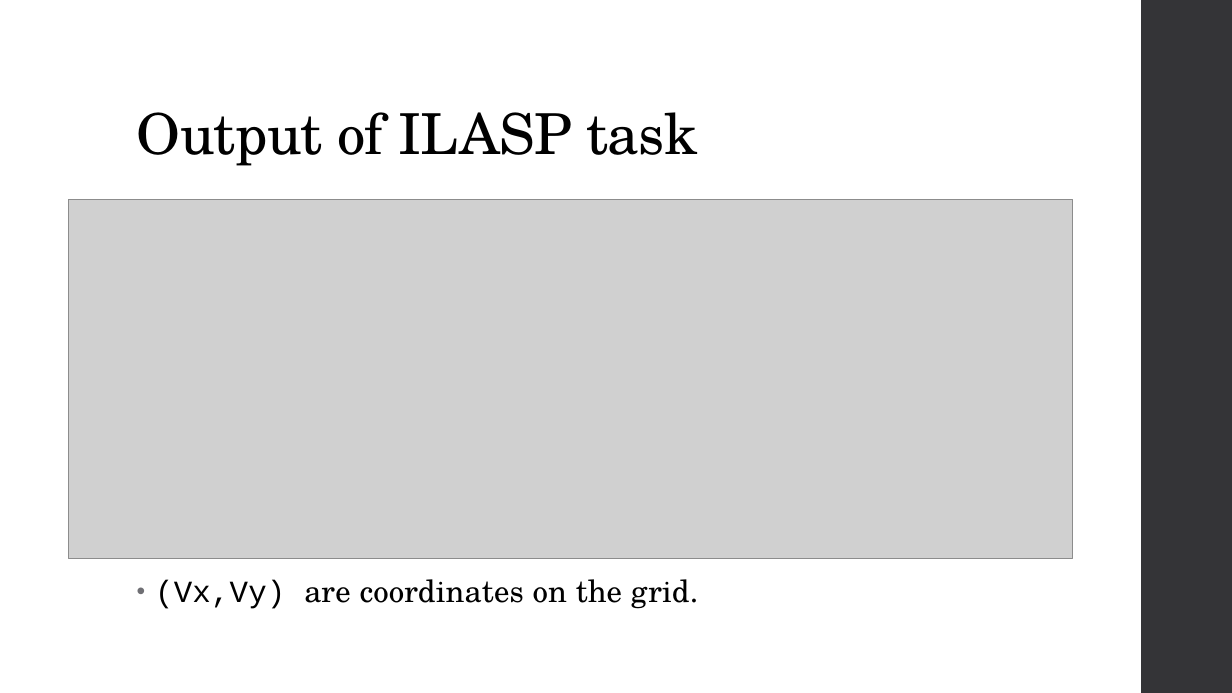
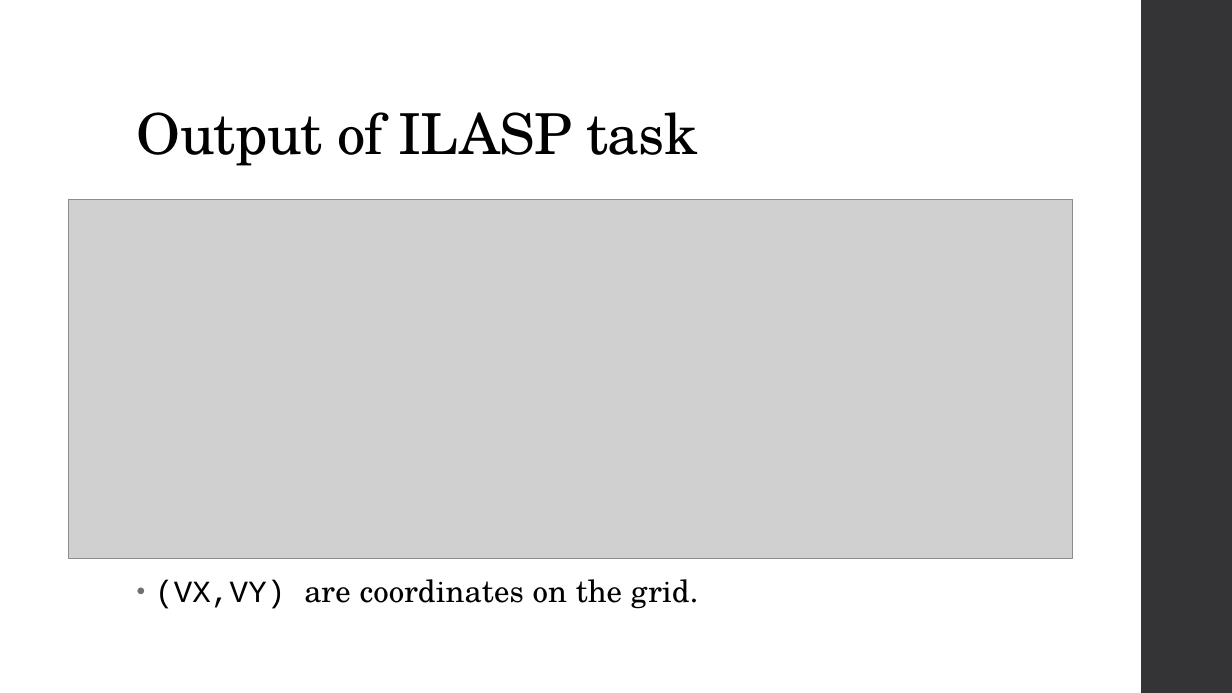
Before and after one commit to Alex-Dell1/ATAI_Maze_Project, a slide deck: slide 27 of ATAI_Presentation.pptx. Drawn at 1232x693 pixels with LibreOffice and Linux fonts; fonts in the diff are those of the drawing; grey boxes stand for pictures; background and template pictures are left out. Boxes give left, top, right and bottom in pixels: in the first picture for what was removed or moved away, otherwise in the second. Text is boxed around its words. In the diff, an @@ line names an element or a change of style, - is before the commit and + after.

```diff
--- a/ATAI_Presentation.pptx
+++ b/ATAI_Presentation.pptx
@@ text at bbox=[155, 579, 698, 609]: text changed @@
-• (Vx,Vy) are coordinates on the grid.
+• (VX,VY) are coordinates on the grid.
```
Also in this commit, not shown: 1 other slide changed, 5 slides added, 1 other file.
